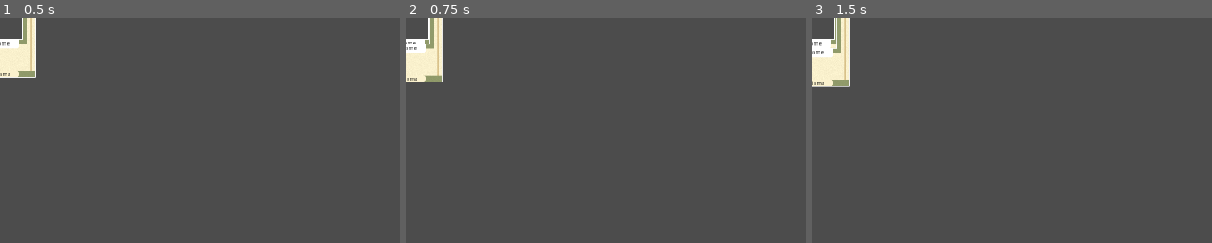
Above: before the commit, frames 1-3 (left to right).
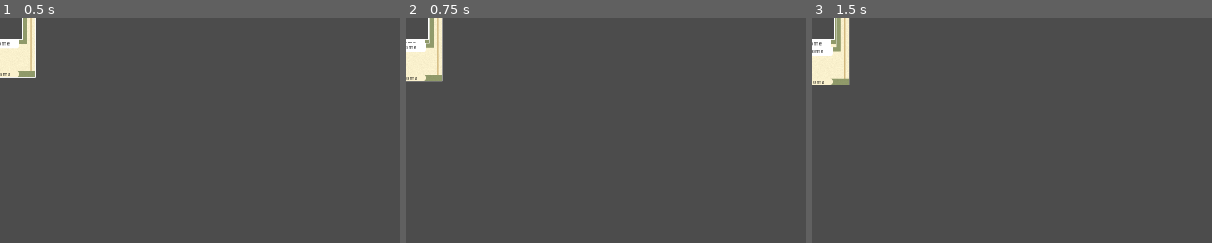
Above: after the commit, the same moments.

Repository: rominhorl/cardgame
Game: Godot game, scene res://Scenes/Hand.tscn
The game is run twice, just before and just after one commit, with the same random seed, the same clock (stepped at 60 frames per second) and the same inputs. The project has no main scene, so this scene is started directly.
Inputs (mouse positions are % of the whole screen's width and height, from its top left):
- Up to frame 1 (0.5 s): no input
- Up to frame 2 (0.75 s): tap Enter at 0.5 s; move the mouse to (0, 2) at 0.52 s; click (0, 2) at 0.6 s
- Up to frame 3 (1.5 s): tap Space at 1.25 s; move the mouse to (0, 3) at 1.27 s; click (0, 3) at 1.35 s
The pictures show only the part of the screen within x 0-50%, y 0-50%; the shares and areas given below are measured in that part.

Frame 1 is identical in both runs. In frame 2, 0.3% of the frame differs, in the area x 0-10%, y 0-29%; in frame 3, 0.5%, in the area x 0-10%, y 0-31%.
Error after the commit: Invalid get index 'CardsHand' (on base: 'Node'). (res://Scenes/Card.gd:17)

Commit message:
Added the mechanic to the cards go back to hand if they are not placed in a valid position

Diff:
--- a/CardGame/Scenes/Card.gd
+++ b/CardGame/Scenes/Card.gd
@@ -5,7 +5,7 @@
 var MouseHovering = false
 var CardFollowingMouse = false
 var speed = 600
-
+var CardPositionOnHand
 
 func _physics_process(delta):
 
@@ -14,8 +14,12 @@
 
 	if MouseHovering and Input.is_action_just_pressed("LeftClick") and IsOnTop():
 		CardFollowingMouse = true
+		CardPositionOnHand = get_parent().get_parent().CardsHand.find(name)
+		get_parent().get_parent().CardsHand.remove(CardPositionOnHand)
 	if CardFollowingMouse == true and Input.is_action_just_released("LeftClick"):
 		CardFollowingMouse = false
+		get_parent().get_parent().CardsHand.insert(CardPositionOnHand,name)
+
 
 
 	if CardFollowingMouse == true:
--- a/CardGame/Scenes/Deck.gd
+++ b/CardGame/Scenes/Deck.gd
@@ -12,12 +12,10 @@
 
 func _ready():
 	HandPoints = draw_circle_arc(MidScreen+Vector2(0,MidScreen.y*1.2), get_viewport().size.x*0.4, get_viewport().size.y*0.25, -90, 90, Color(0.0, 1.0, 0.0))
-	print(range(5))
 
 func _process(delta):
 
 	deltaVar = delta
-
 	if MouseHovering and Input.is_action_just_pressed("LeftClick"):
 		draw_a_card()
 
@@ -48,7 +46,6 @@
 	NewCard.position = $Deck.position
 	CardsHand.append(NewCard.name)
 	$Hand.add_child(NewCard)
-#	OrganizeHand(deltaVar,CardSpeedMove)
 
 #~~~~~~~~~~~~~~~~~~~~~~Organizar a mão~~~~~~~~~~~~~~~~~~~~~~~~~~~~
 
@@ -57,6 +54,7 @@
 			$Hand.get_node(str(CardsHand[i])).move_and_slide((HandPoints[(100-5*(CardsHand.size()-1))+i*10]-$Hand.get_node(str(CardsHand[i])).position)*delta*CardSpeedMove)
 			$Hand.get_node(str(CardsHand[i])).rotation = -0.05*(CardsHand.size()-1)+i*0.1
 			$Hand.get_node(str(CardsHand[i])).z_index = i
+
 
 #~~~~~~~~~~~~~~~~~~~~~Função para plotar a elipse~~~~~~~~~~~~~~~~~~~~~~~~~~~~~~
 
--- /dev/null
+++ b/CardGame/Scenes/Main.gd
@@ -0,0 +1,6 @@
+extends Node
+
+
+
+func _on_Button_pressed():
+	$"Deck&Hand/Deck".OrganizeHand()
--- /dev/null
+++ b/CardGame/Scenes/Main.tscn
@@ -0,0 +1,18 @@
+[gd_scene load_steps=3 format=2]
+
+[ext_resource path="res://Scenes/Deck.tscn" type="PackedScene" id=1]
+[ext_resource path="res://Scenes/Main.gd" type="Script" id=2]
+
+[node name="Main" type="Node"]
+script = ExtResource( 2 )
+
+[node name="Deck&Hand" parent="." instance=ExtResource( 1 )]
+
+[node name="Button" type="Button" parent="."]
+margin_left = 1758.0
+margin_top = 506.0
+margin_right = 1893.0
+margin_bottom = 559.0
+text = "Pass turn"
+
+[connection signal="pressed" from="Button" to="." method="_on_Button_pressed"]
